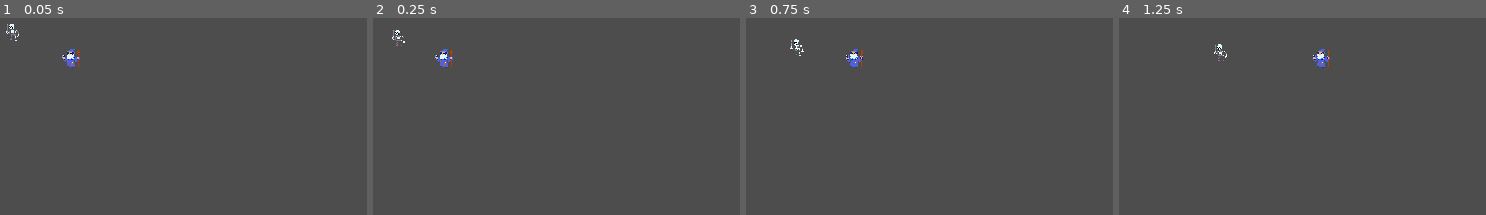
Above: before the commit, frames 1-4 (left to right).
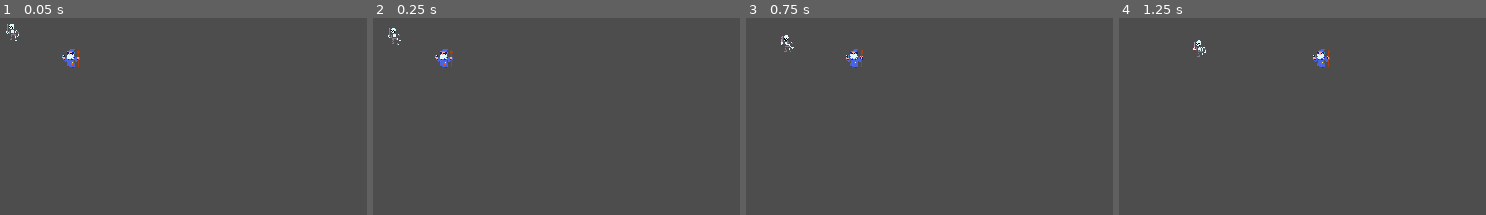
Above: after the commit, the same moments.

Repository: WizardsNStuff/Zealot-of-Wanderlust
Game: Godot game, scene res://Enemy Testing/Enemy_testing.tscn
Two runs of this game, one before a commit and one after it. Both use one fixed random seed, a clock stepped at 60 frames per second and the inputs below. This scene is started directly instead of the project's main scene.
Inputs:
- Up to frame 1 (0.05 s): no input
- Up to frame 2 (0.25 s): no input
- Up to frame 3 (0.75 s): hold D (ui_right) from 0.53 s (still down)
- Up to frame 4 (1.25 s): keep holding D (ui_right)

Frame 1 is identical in both runs. In frame 2, 0.2% of the frame differs, in the area x 4-9%, y 5-15%; in frame 3, 0.2%; in frame 4, 0.2%, in the area x 20-30%, y 11-22%.

Commit message:
removed the detection area cause it's not rlly needed for our game

Diff:
--- a/zealot-of-wanderlust/Enemy Testing/enemy_1.gd
+++ b/zealot-of-wanderlust/Enemy Testing/enemy_1.gd
@@ -1,8 +1,10 @@
 extends GameCharacter
 
-var speed = 50
+var speed = 75
 var player_chase = false
-var player = null
+
+# the file path for this will obv change once we get everything hooked up to MVC
+@onready var player = $"../CharacterBody2D"
 
 func _ready() -> void:
 	### Declaring attributes from GameCharacterScript ###
@@ -11,21 +13,5 @@
 	main_damage = 15
 	main_damage_cooldown = 1.5
 
-	### Connecting signals ###
-	var detection_area = $"Detection Area"
-	detection_area.connect("body_entered", Callable(self, "_on_detection_area_body_entered"))
-	detection_area.connect("body_exited", Callable(self, "_on_detection_area_body_exited"))
-
 func _physics_process(delta: float) -> void:
-	if player_chase:
-		position += (player.position - position) / speed
-
-
-func _on_detection_area_body_entered(body: Node2D) -> void:
-	player = body
-	player_chase = true
-
-
-func _on_detection_area_body_exited(body: Node2D) -> void:
-	player = null
-	player_chase = false
+	position += (player.position - position) / speed
--- a/zealot-of-wanderlust/Enemy Testing/enemy_1.tscn
+++ b/zealot-of-wanderlust/Enemy Testing/enemy_1.tscn
@@ -1,13 +1,10 @@
-[gd_scene load_steps=5 format=3 uid="uid://d3xseqrxnwvjh"]
+[gd_scene load_steps=4 format=3 uid="uid://d3xseqrxnwvjh"]
 
 [ext_resource type="Texture2D" uid="uid://ubj5y2wlu8ln" path="res://Assets/monsters.png" id="1_fwdy1"]
 [ext_resource type="Script" path="res://Enemy Testing/enemy_1.gd" id="1_n3po6"]
 
 [sub_resource type="CircleShape2D" id="CircleShape2D_a5rah"]
 radius = 12.0
-
-[sub_resource type="CircleShape2D" id="CircleShape2D_iaq1s"]
-radius = 253.018
 
 [node name="Enemy1" type="CharacterBody2D"]
 script = ExtResource("1_n3po6")
@@ -19,10 +16,3 @@
 
 [node name="Hitbox" type="CollisionShape2D" parent="."]
 shape = SubResource("CircleShape2D_a5rah")
-
-[node name="Detection Area" type="Area2D" parent="."]
-collision_layer = 2
-collision_mask = 2
-
-[node name="DetectionCollisionShape" type="CollisionShape2D" parent="Detection Area"]
-shape = SubResource("CircleShape2D_iaq1s")
